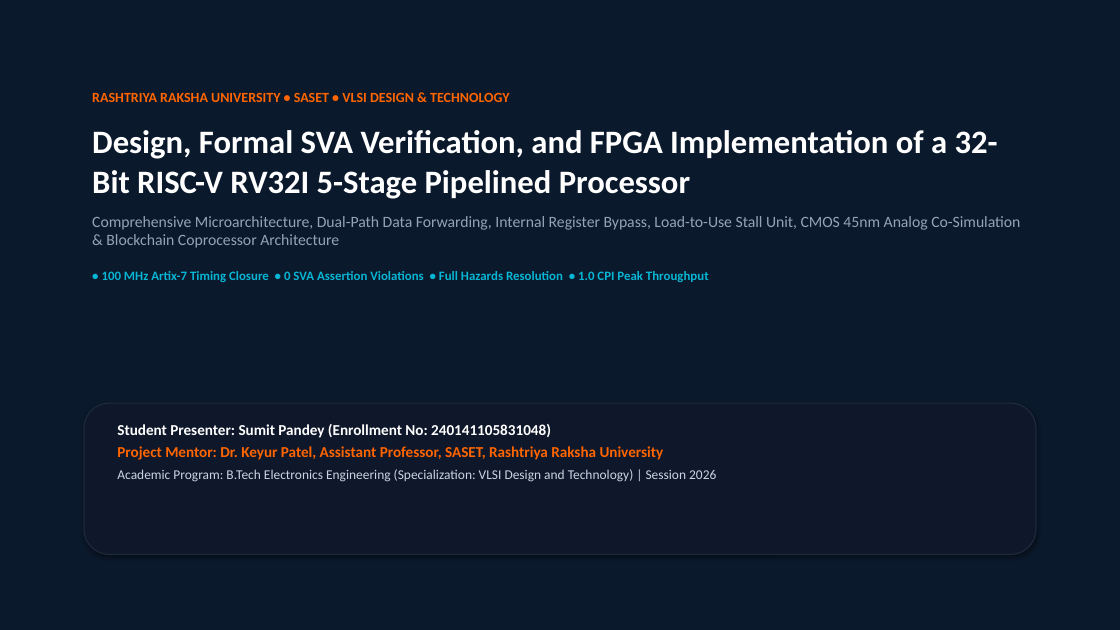
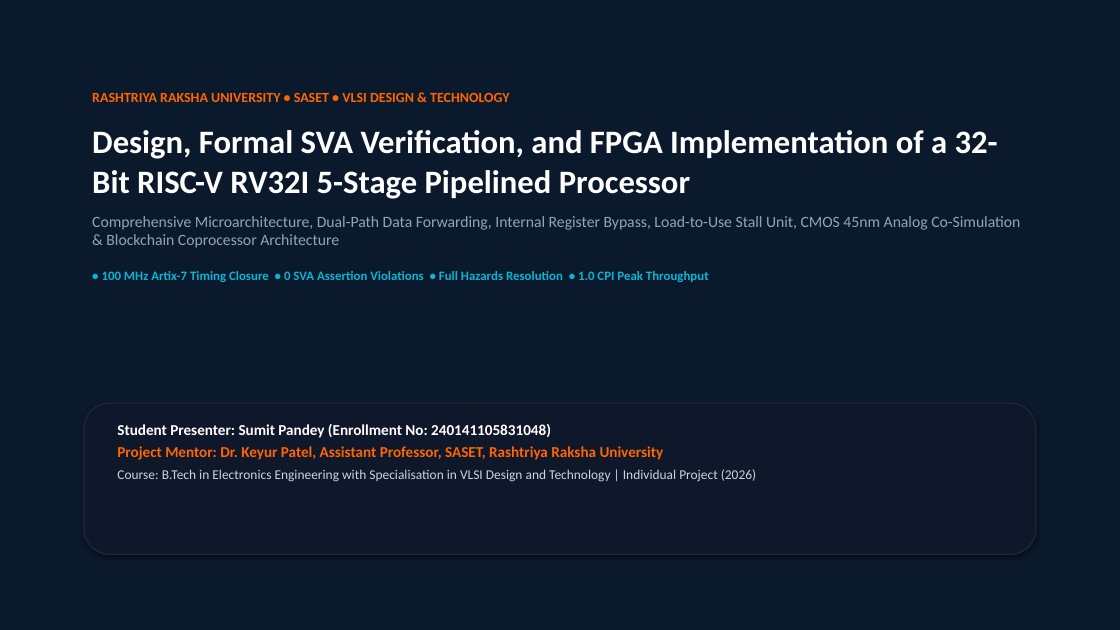
Before and after one commit to Sumit14092004/RISCV-RV32ISA, a slide deck: slide 1 of docs/RISCV_RV32I_Processor_Presentation.pptx. Drawn at 1120x630 pixels with LibreOffice and Linux fonts; fonts in the diff are those of the drawing. Boxes give left, top, right and bottom in pixels: in the first picture for what was removed or moved away, otherwise in the second. Text is boxed around its words. In the diff, an @@ line names an element or a change of style, - is before the commit and + after.

Commit message:
docs: update course to B.Tech in Electronics Engineering with Specialisation in VLSI Design and Technology and project to Individual Project

```diff
--- a/docs/RISCV_RV32I_Processor_Presentation.pptx
+++ b/docs/RISCV_RV32I_Processor_Presentation.pptx
@@ text at box(117, 469, 756, 482): text changed @@
-Academic Program: B.Tech Electronics Engineering (Specialization: VLSI Design and Technology) | Session 2026
+Course: B.Tech in Electronics Engineering with Specialisation in VLSI Design and Technology | Individual Project (2026)
```
Also in this commit, not shown: 14 other files.
